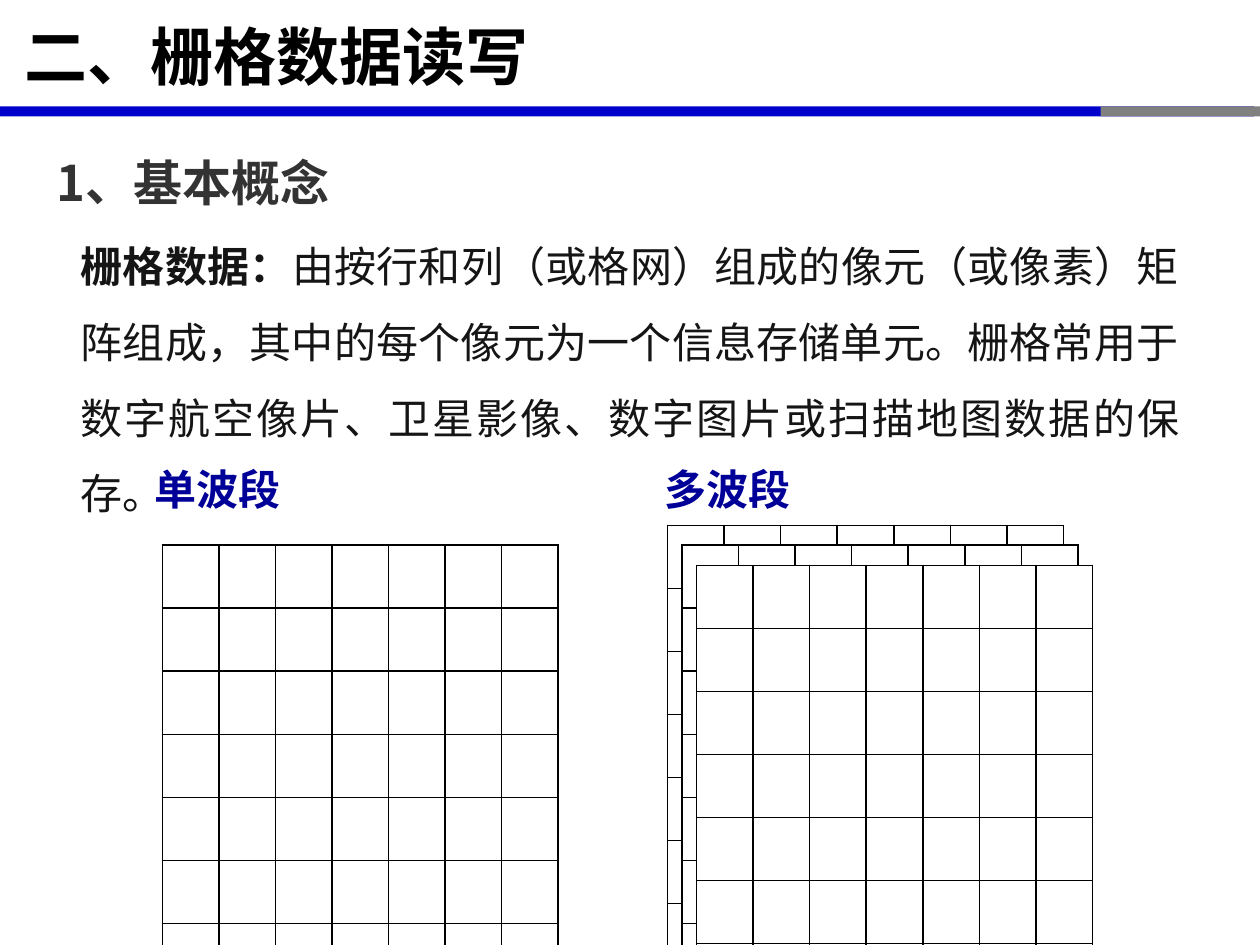
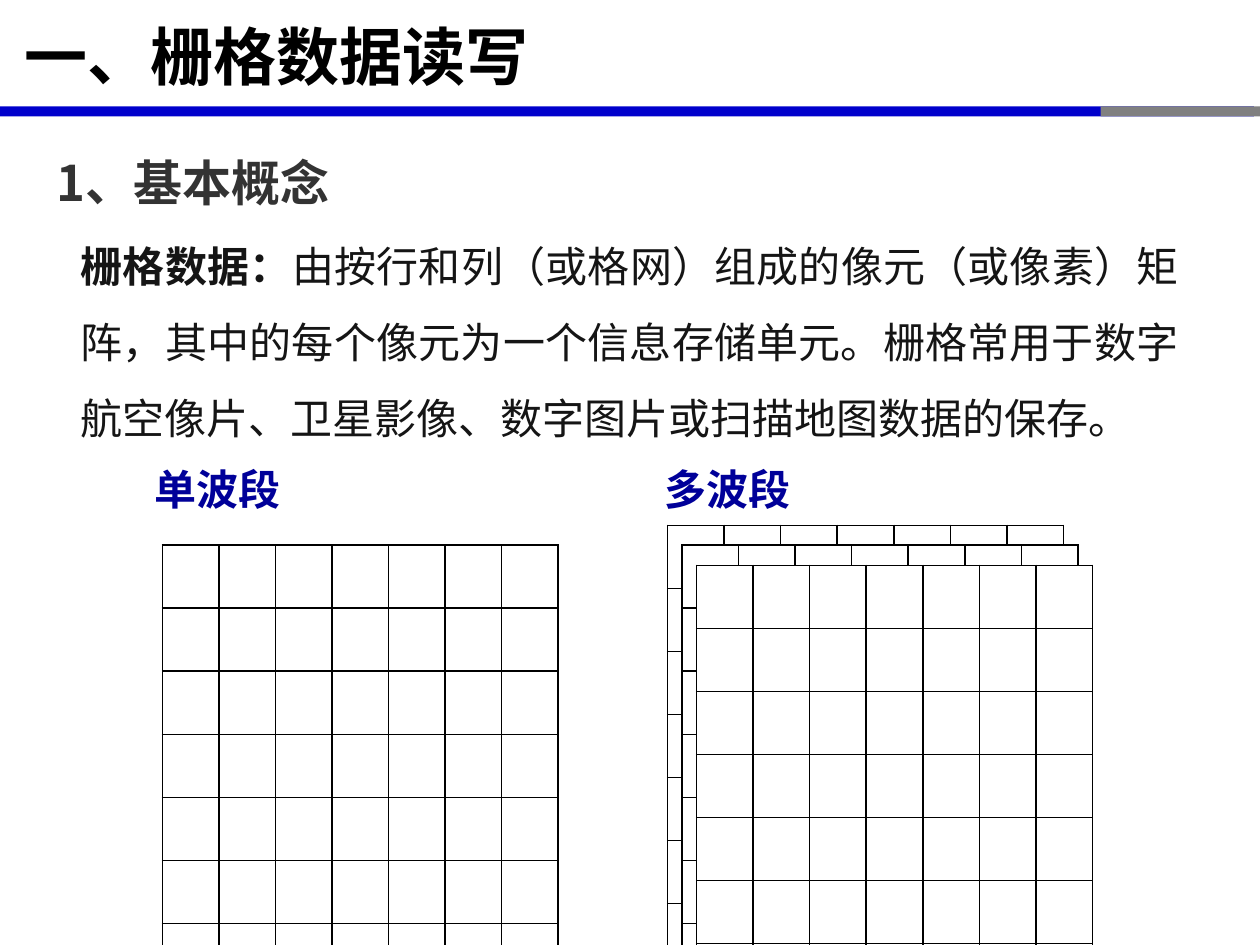
Before and after one commit to xinluo2018/open-source-gis-course, a slide deck: slide 4 of 第5章-GDAL开源库及栅格数据处理-8课时/第五章-栅格数据处理.pptx. Drawn at 1260x945 pixels with LibreOffice and Linux fonts; fonts in the diff are those of the drawing. Boxes give left, top, right and bottom in pixels: in the first picture for what was removed or moved away, otherwise in the second. Text is boxed around its words. In the diff, an @@ line names an element or a change of style, - is before the commit and + after.

```diff
--- a/第5章-GDAL开源库及栅格数据处理-8课时/第五章-栅格数据处理.pptx
+++ b/第5章-GDAL开源库及栅格数据处理-8课时/第五章-栅格数据处理.pptx
@@ title at [25, 26, 529, 86]: text changed @@
-二、栅格数据读写
+一、栅格数据读写
@@ text at [81, 246, 1179, 438]: text changed @@
-栅格数据：由按行和列（或格网）组成的像元（或像素）矩阵组成，其中的每个像元为一个信息存储单元。栅格常用于数字航空像片、卫星影像、数字图片或扫描地图数据的保存。
+栅格数据：由按行和列（或格网）组成的像元（或像素）矩阵，其中的每个像元为一个信息存储单元。栅格常用于数字航空像片、卫星影像、数字图片或扫描地图数据的保存。
```
Also in this commit, not shown: 8 other slides changed, 4 slides added, 31 other files.
